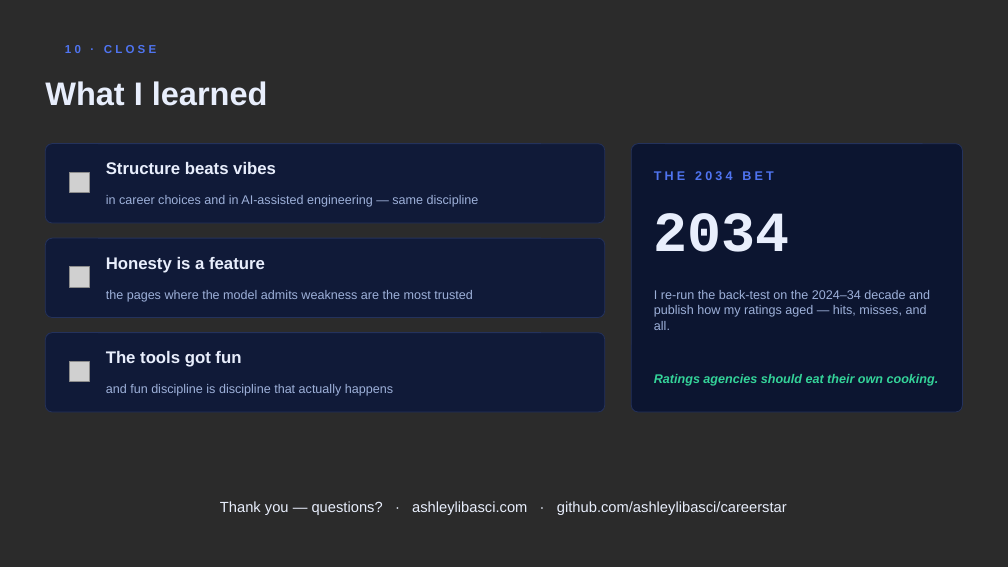
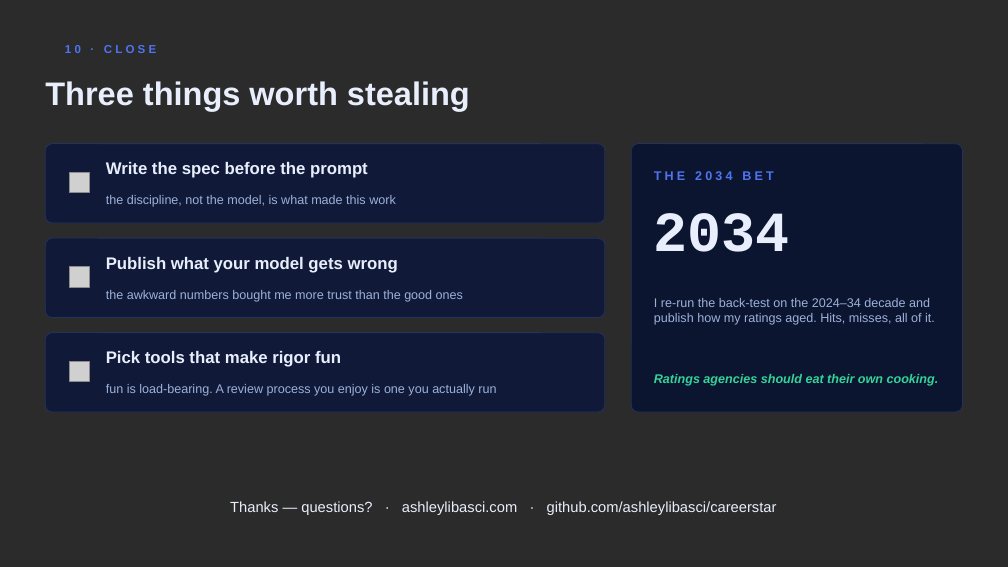
Before and after one commit to ashleylibasci/careerstar, a slide deck: slide 11 of docs/CareerStar-CapitalOne.pptx. Drawn at 1008x567 pixels with LibreOffice and Linux fonts; fonts in the diff are those of the drawing; grey boxes stand for pictures; background and template pictures are left out; a plain dark background stands for a picture behind light text. Boxes give left, top, right and bottom in pixels: in the first picture for what was removed or moved away, otherwise in the second. Text is boxed around its words. In the diff, an @@ line names an element or a change of style, - is before the commit and + after.

```diff
--- a/docs/CareerStar-CapitalOne.pptx
+++ b/docs/CareerStar-CapitalOne.pptx
@@ text at box(45, 81, 470, 111): text changed @@
-What I learned
+Three things worth stealing
@@ text at box(106, 162, 368, 178): text changed @@
-Structure beats vibes
+Write the spec before the prompt
@@ text at box(106, 195, 396, 207): text changed @@
-in career choices and in AI-assisted engineering — same discipline
+the discipline, not the model, is what made this work
@@ text at box(106, 257, 398, 273): text changed @@
-Honesty is a feature
+Publish what your model gets wrong
@@ text at box(106, 290, 463, 302): text changed @@
-the pages where the model admits weakness are the most trusted
+the awkward numbers bought me more trust than the good ones
@@ text at box(654, 298, 935, 325): text changed @@
-I re-run the back-test on the 2024–34 decade and publish how my ratings aged — hits, misses, and all.
+I re-run the back-test on the 2024–34 decade and publish how my ratings aged. Hits, misses, all of it.
@@ text at box(106, 351, 341, 367): text changed @@
-The tools got fun
+Pick tools that make rigor fun
@@ text at box(106, 384, 496, 396): text changed @@
-and fun discipline is discipline that actually happens
+fun is load-bearing. A review process you enjoy is one you actually run
@@ text at box(230, 501, 777, 515): text changed @@
-Thank you — questions? · ashleylibasci.com · github.com/ashleylibasci/careerstar
+Thanks — questions? · ashleylibasci.com · github.com/ashleylibasci/careerstar
```
Also in this commit, not shown: 8 other slides changed, 5 slides added, 5 slides removed, 1 other file.
